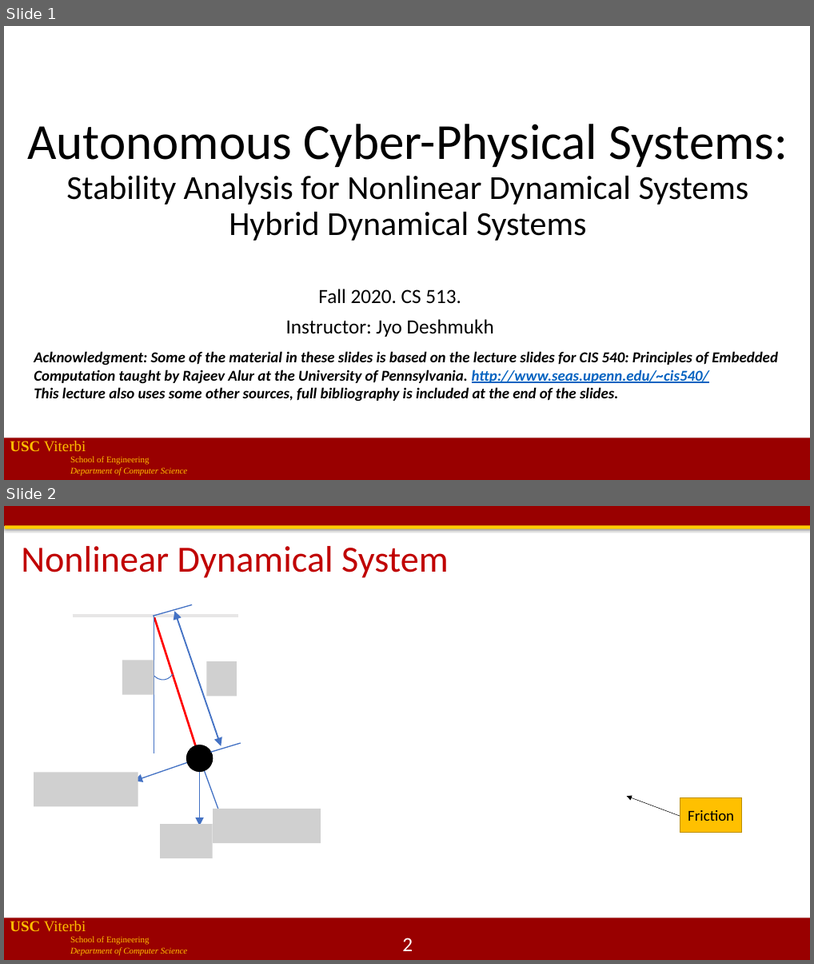
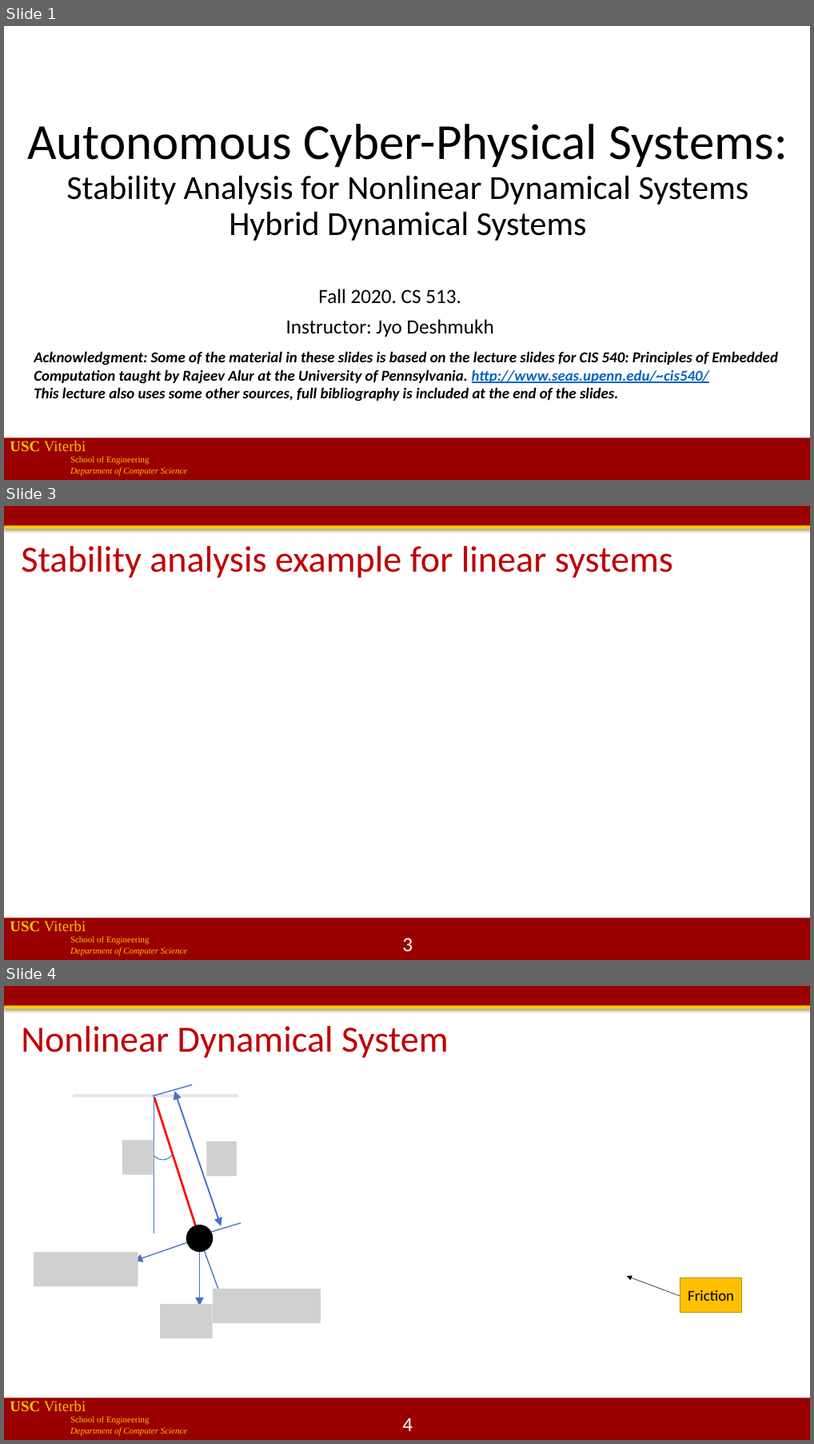
Before and after one commit to jdeshmukh/jdeshmukh.github.io, a slide deck: teaching/cs513-autocps-fall-2020/lecture4-Stability-Hybrid-Systems.pptx. Shown one above the other, each under a label of ours: slides 1 and 2 before the commit, slides 1, 3 and 4 after it; the slides between them are not shown. The pictures are 814x964 and 814x1444 pixels, drawn with LibreOffice and Linux fonts; fonts in the diff are those of the drawing; grey boxes stand for pictures; background and template pictures are left out. Boxes give left, top, right and bottom in pixels: in the first picture for what was removed or moved away, otherwise in the second. Text is boxed around its words. In the diff, an @@ line names an element or a change of style, - is before the commit and + after.

```diff
--- a/teaching/cs513-autocps-fall-2020/lecture4-Stability-Hybrid-Systems.pptx
+++ b/teaching/cs513-autocps-fall-2020/lecture4-Stability-Hybrid-Systems.pptx
@@ slide 3 added at box(4, 506, 810, 960), background #FFFFFF; not listed: 4 template elements that a slide beside it also shows @@
@@ title added at box(21, 546, 674, 578), 44 pt, text #C00000 @@
+Stability analysis example for linear systems
@@ page number added at box(402, 937, 413, 951), 24 pt, text #FFFFFF @@
+3
@@ what was slide 2 is now slide 4 @@
@@ page number at box(402, 1417, 413, 1431): text changed @@
-2
+4
```
Also in this commit, not shown: 2 slides changed, 2 other slides added, 2 other files.
